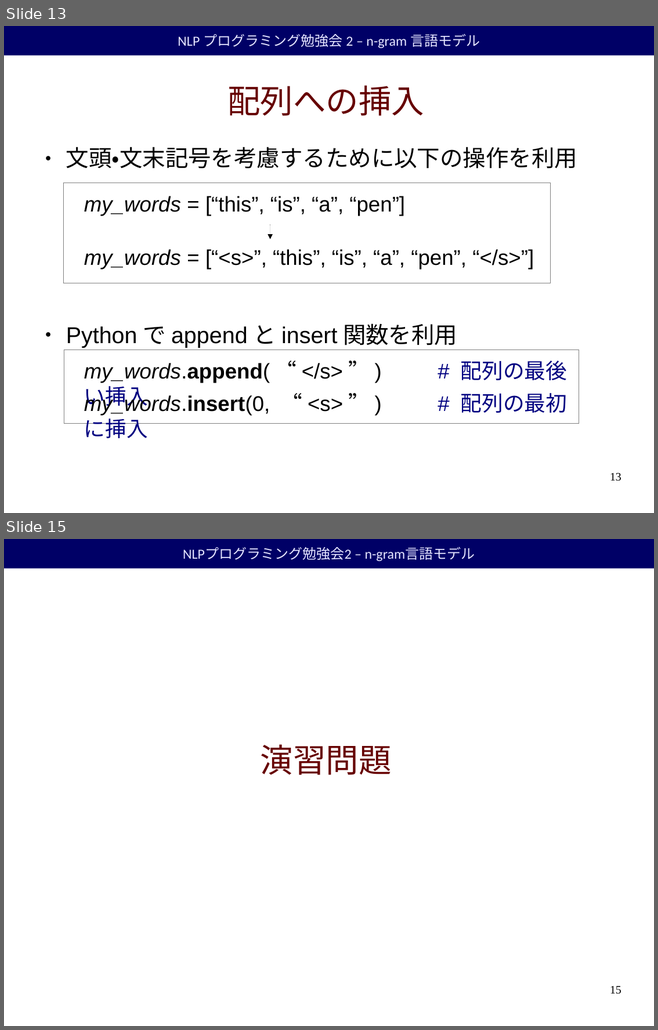
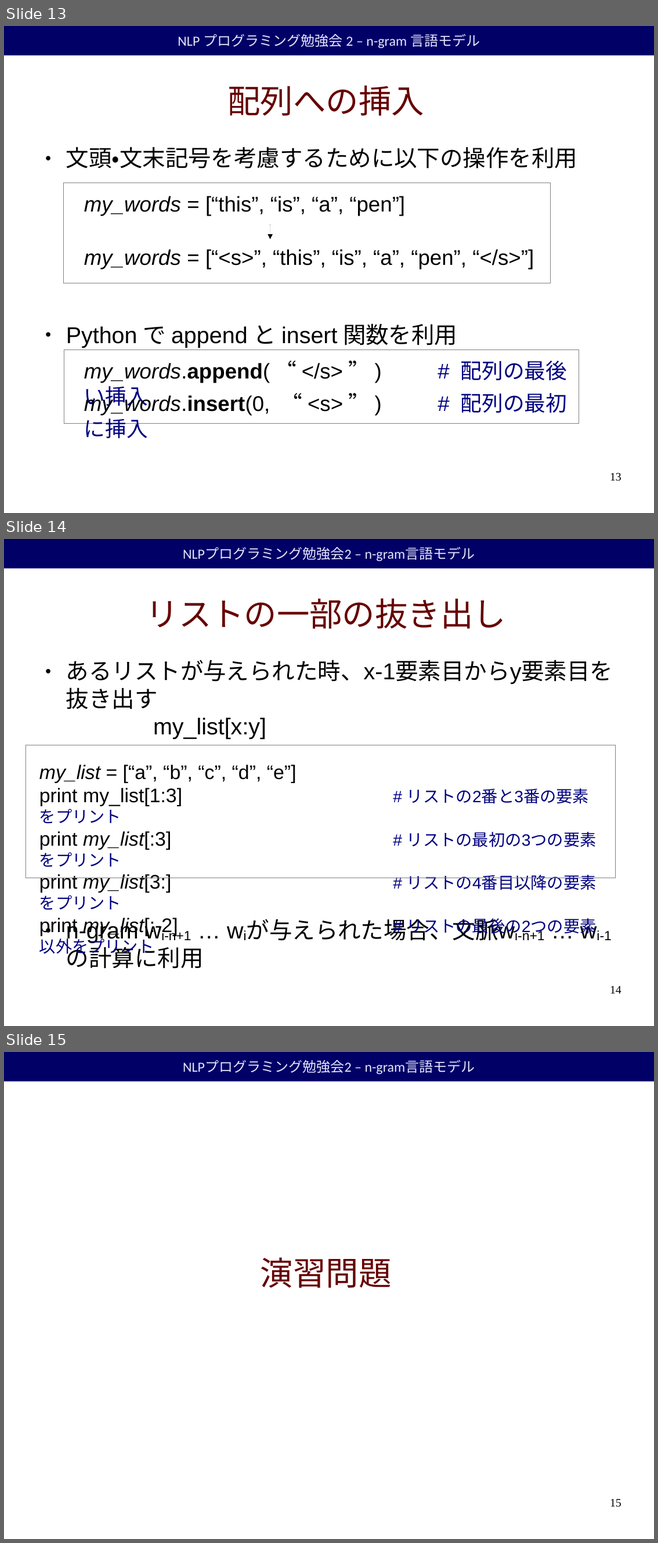
Before and after one commit to duffrind/nlppractice, a slide deck: download/02-bigramlm/nlp-programming-ja-02-bigramlm.odp. Shown one above the other, each under a label of ours: slides 13 and 15 before the commit, slides 13, 14 and 15 after it; the slides between them are not shown. The pictures are 658x1030 and 658x1543 pixels, drawn with LibreOffice and Linux fonts; fonts in the diff are those of the drawing; background and template pictures are left out. Boxes give left, top, right and bottom in pixels: in the first picture for what was removed or moved away, otherwise in the second. Text is boxed around its words. In the diff, an @@ line names an element or a change of style, - is before the commit and + after.

```diff
--- a/download/02-bigramlm/nlp-programming-ja-02-bigramlm.odp
+++ b/download/02-bigramlm/nlp-programming-ja-02-bigramlm.odp
@@ slide 14 added at (4,539,654,1026), background #FFFFFF; not listed: 1 template element that a slide beside it also shows @@
@@ title added at (146,598,506,629), 40 pt, text #660000 @@
+リストの一部の抜き出し
@@ text added at (66,660,613,943), 28 pt, text #000000 @@
+● あるリストが与えられた時、x-1要素目からy要素目を抜き出す
+  my_list[x:y]
+● n-gram wi-n+1 … wiが与えられた場合、文脈wi-n+1 … wi-1の計算に利用
@@ rectangle added at (26,745,615,878), outline #808080 0 pt @@
@@ text added at (39,765,596,937), 24 pt, text #000000 @@
+my_list = [“a”, “b”, “c”, “d”, “e”]
+print my_list[1:3] # リストの2番と3番の要素をプリント
+print my_list[:3] # リストの最初の3つの要素をプリント
+print my_list[3:] # リストの4番目以降の要素をプリント
+print my_list[:-2] # リストの最後の2つの要素以外をプリント
@@ page number added at (610,986,621,994), 14 pt, text #000000 @@
+14
```
Also in this commit, not shown: 1 slide removed, 2 other files.
